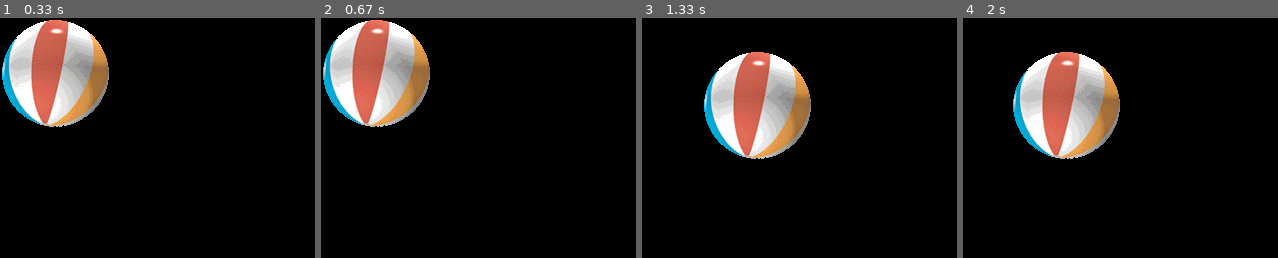
Above: before the commit, frames 1-4 (left to right).
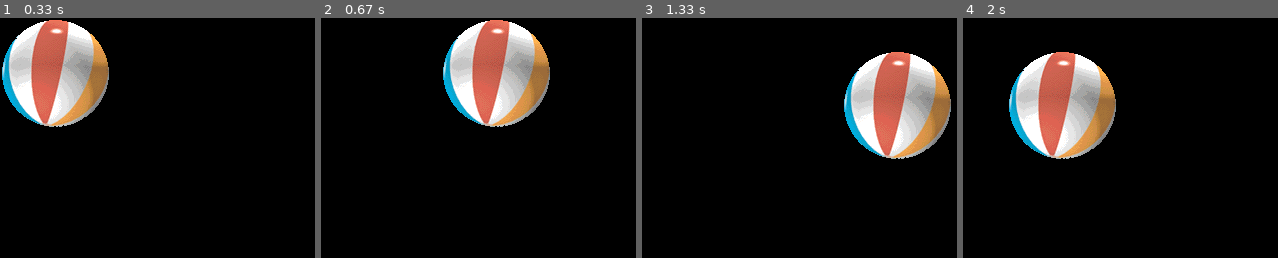
Above: after the commit, the same moments.

Repository: zuxbrt/pygame
Game: pygame game, started from main.py
Same seed, same stepped clock (60 frames per second), same inputs: the game is played once before the commit and once after it.
Inputs:
- Up to frame 1 (0.33 s): no input
- Up to frame 2 (0.67 s): hold Right from 0.33 s (still down)
- Up to frame 3 (1.33 s): release Right at 0.8 s; hold Up 0.83-1.13 s; hold W 0.83-1.13 s; hold Right from 1.17 s (still down); hold D from 1.17 s (still down)
- Up to frame 4 (2 s): release Right at 1.63 s; release D at 1.63 s; hold Left from 1.67 s (still down); hold A from 1.67 s (still down)

Frame 1 is identical in both runs. In frame 2, 24% of the frame differs, in the area x 0-73%, y 0-46%; in frame 3, 24%; in frame 4, 4.2%.

Commit message:
Added arrow keys support

Diff:
--- a/main.py
+++ b/main.py
@@ -19,6 +19,7 @@
 
 while 1:
     for event in pygame.event.get():
+        print(event)
         if event.type == pygame.QUIT:
             sys.exit()
         elif event.type == pygame.KEYDOWN:
@@ -30,6 +31,19 @@
                 speed[0] = -3
             elif event.dict['key'] == 100:  # d
                 speed[0] = 3
+
+            elif event.dict['key'] == 1073741906:  # up
+                speed[1] = -3
+            elif event.dict['key'] == 1073741905:  # down
+                speed[1] = 3
+            elif event.dict['key'] == 1073741904:  # left
+                speed[0] = -3
+            elif event.dict['key'] == 1073741903:  # rigth
+                speed[0] = 3
+
+            elif event.dict['key'] == 113:
+                exit(200)
+
             print(event, flush=True)
         elif event.type == pygame.KEYUP:
             if event.dict['key'] in (119, 115):  # w s
